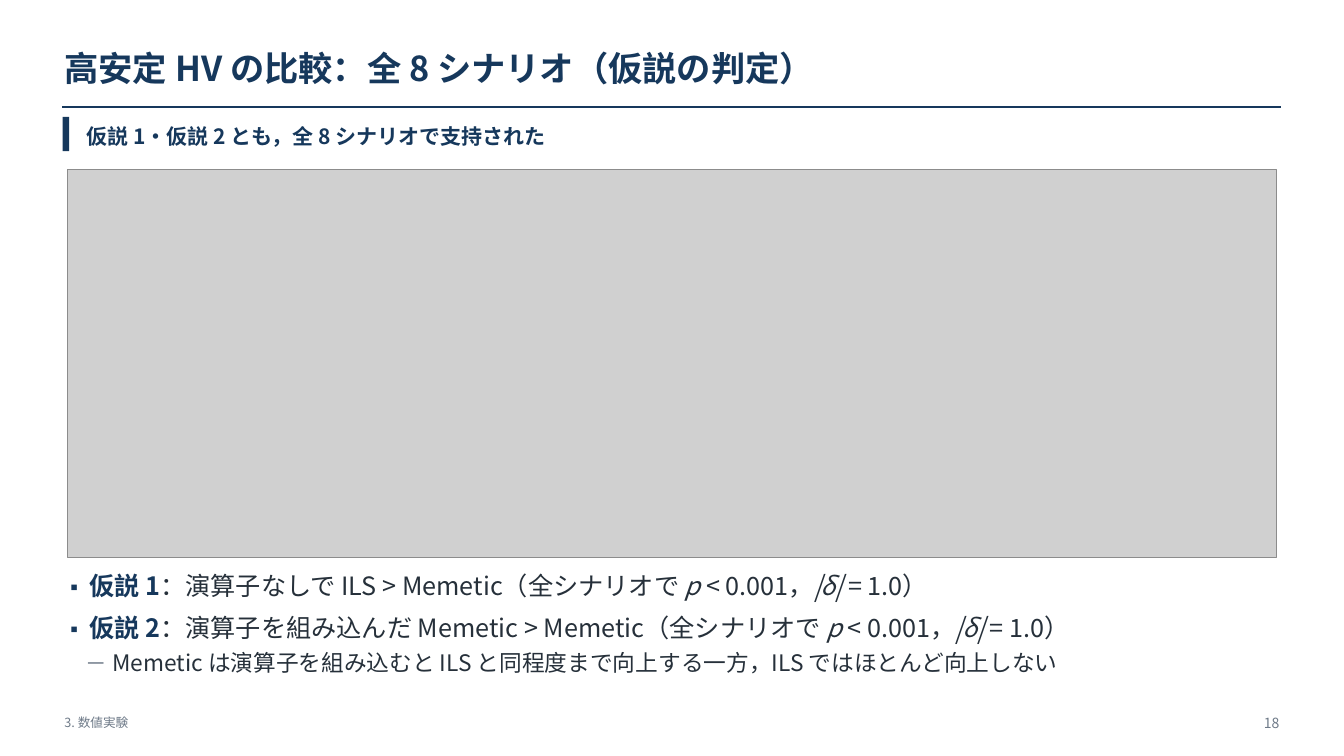
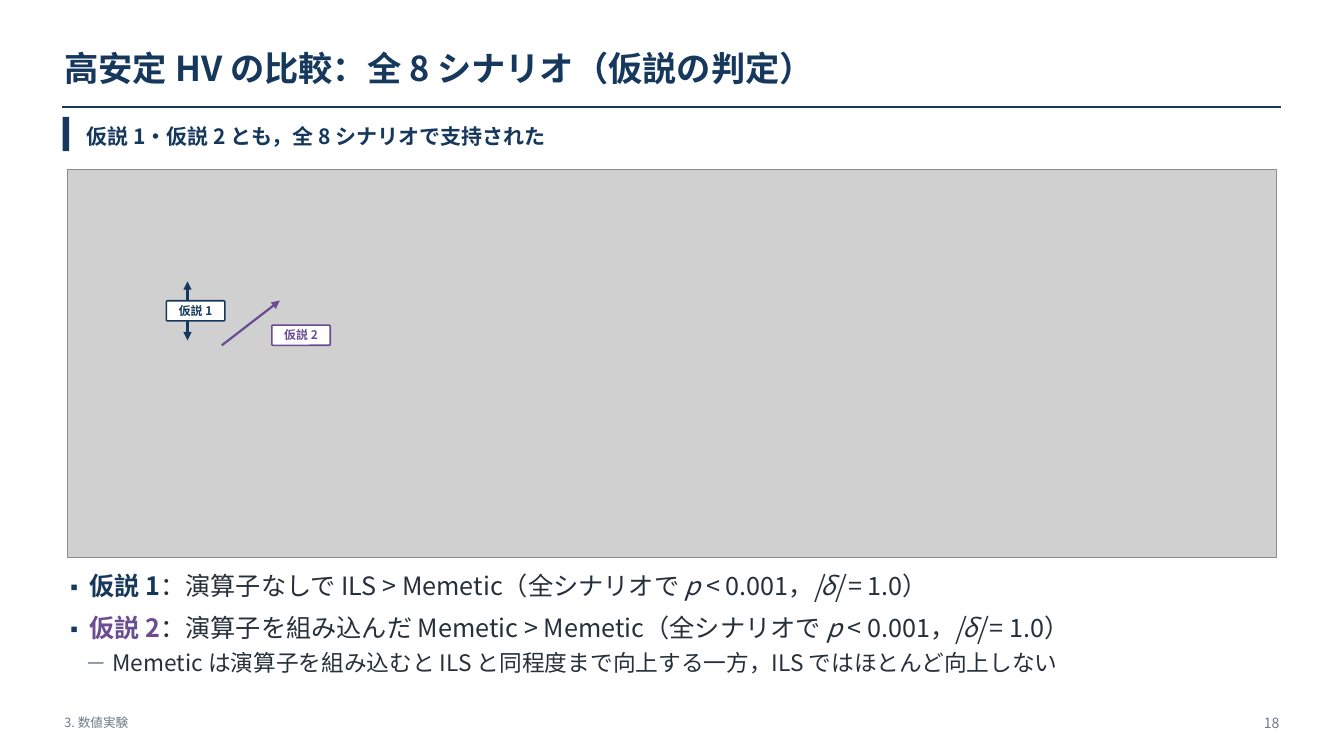
Before and after one commit to kitotakumi/stability_scheduling, a slide deck: slide 18 of doc/presentation_materials/JIMA2026fall_発表.pptx. Drawn at 1344x756 pixels with LibreOffice and Linux fonts; fonts in the diff are those of the drawing; grey boxes stand for pictures. Boxes give left, top, right and bottom in pixels: in the first picture for what was removed or moved away, otherwise in the second. Text is boxed around its words. In the diff, an @@ line names an element or a change of style, - is before the commit and + after.

```diff
--- a/doc/presentation_materials/JIMA2026fall_発表.pptx
+++ b/doc/presentation_materials/JIMA2026fall_発表.pptx
@@ double arrow added from (188, 281) to (188, 341), #16385C 1.5 pt @@
@@ rounded rectangle added at [166,300,225,321], fill #FFFFFF, outline #16385C 1.1 pt, 8.5 pt, text #16385C, bold @@
+仮説 1
@@ arrow added from (222, 346) to (280, 300), #6A4C93 1.6 pt @@
@@ rounded rectangle added at [272,326,331,346], fill #FFFFFF, outline #6A4C93 1.1 pt, 8.5 pt, text #6A4C93, bold @@
+仮説 2
@@ text "▪ 仮説 2：演算子を組み込んだ Memetic > ...": place and size @@
-text "▪ 仮説 2：演算子を組み込んだ Memetic > ..." at [89,573,1069,673]
+text "▪ 仮説 2：演算子を組み込んだ Memetic > ..." at [89,615,1069,673]
@@ text at [89,615,1069,644]: text colour #16385C to #6A4C93 in "仮説 2：演算子を組み込んだ"; less space between paragraphs @@
```
Also in this commit, not shown: 3 other slides changed, 4 other files.
